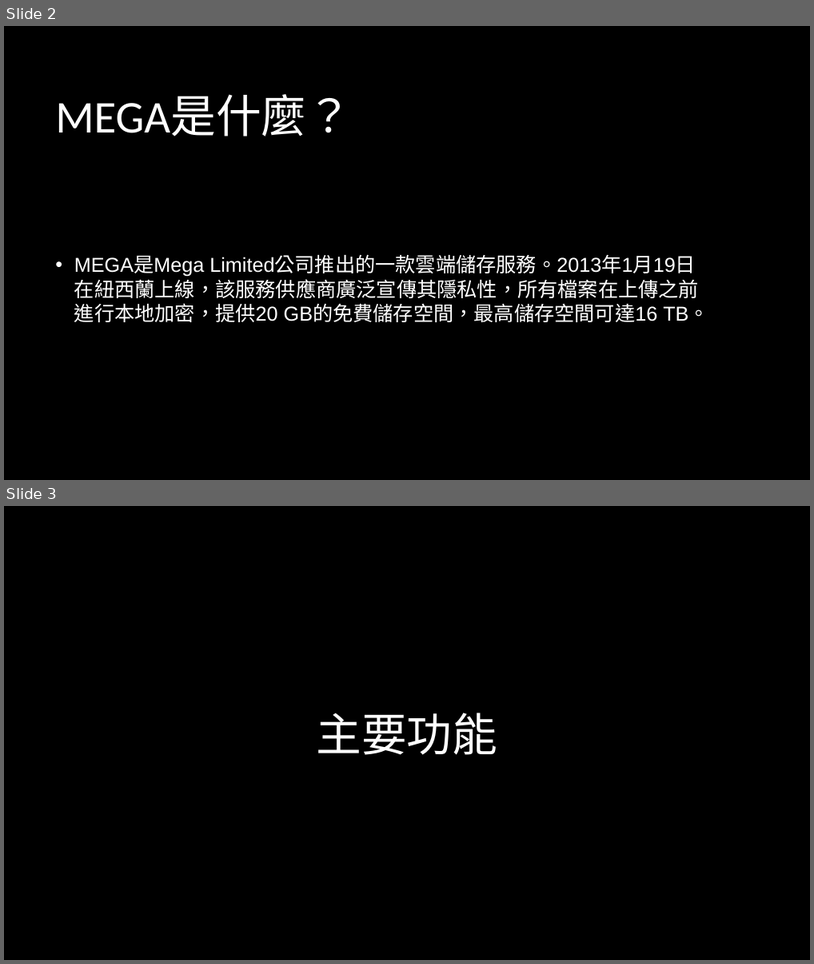
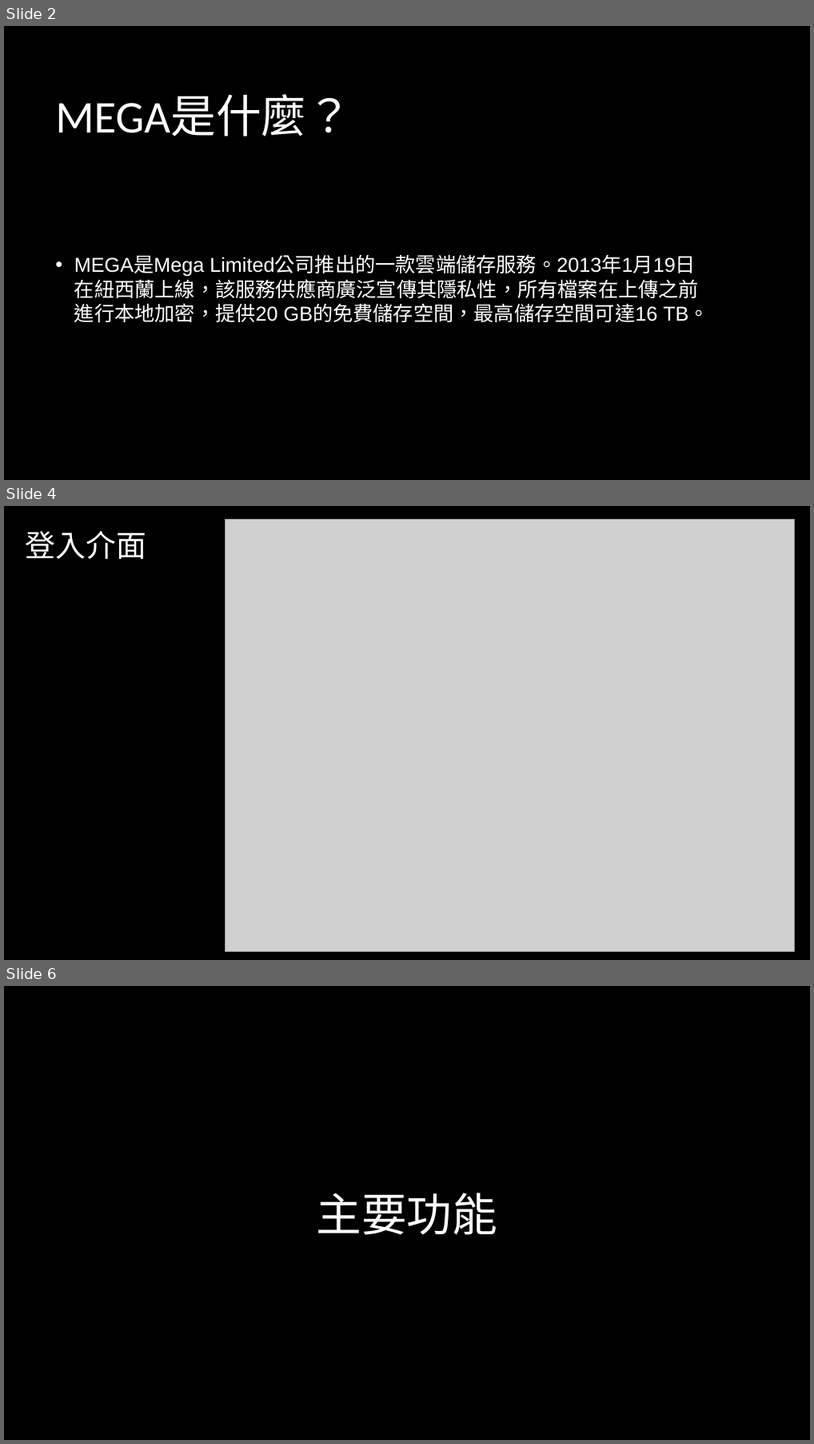
Before and after one commit to zsxghg/end-of-period, a slide deck: MEGA系統分析報告.pptx. Shown one above the other, each under a label of ours: slides 2 and 3 before the commit, slides 2, 4 and 6 after it; the slides between them are not shown. The pictures are 814x964 and 814x1444 pixels, drawn with LibreOffice and Linux fonts; fonts in the diff are those of the drawing; grey boxes stand for pictures; background and template pictures are left out. Boxes give left, top, right and bottom in pixels: in the first picture for what was removed or moved away, otherwise in the second. Text is boxed around its words. In the diff, an @@ line names an element or a change of style, - is before the commit and + after.

```diff
--- a/MEGA系統分析報告.pptx
+++ b/MEGA系統分析報告.pptx
@@ slide 4 added at [4, 506, 810, 960], background picture (left out) @@
@@ picture added at [226, 519, 795, 951] @@
@@ title added at [26, 531, 146, 559], 36 pt, text #FFFFFF @@
+登入介面
@@ what was slide 3 is now slide 6 @@
```
Also in this commit, not shown: 1 slide changed, 2 other slides added, 2 other files.
